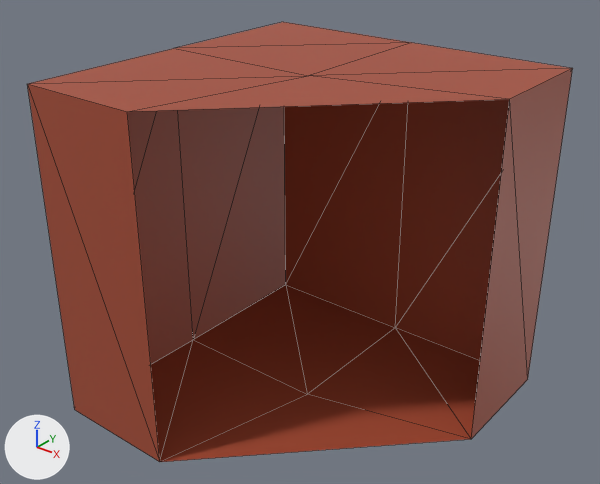
What one commit did to the glTF model models/seperated_blocks/r3c8_body_brown.gltf.
Rendered twice from a 50 mm camera at (2.61, -3.34, 2.1) aimed at (-0.05, -0.01, 0.04). The lights are fixed; the arrows at lower left show +X, +Y and +Z. Mesh edges are drawn as thin lines. Vertices at the same position are counted once.

The first picture shows 'r3c8_bode_brown'.
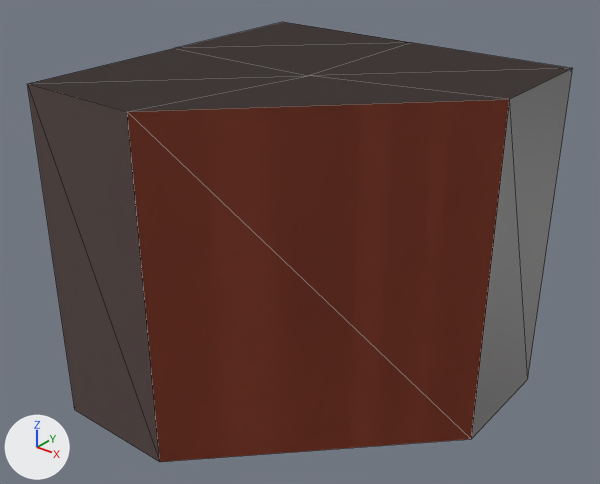
The edits, one by one:
me_cube_526 is used by ob_r3c8_bode_brown; location (0.0, 0.0, 0.0).
me_cube_526 had 16 vertices, 26 faces and spanned x -1.0..1.0, y -1.0..1.0, z -1.0..1.0.
me_cube_526 now has 16 vertices, 28 faces and spans x -1.0..1.0, y -1.0..1.0, z -1.0..1.0.
me_cube_526 part 1: 26 faces spanning x -1.0..1.0, y -1.0..1.0, z -1.0..1.0 switch from mat_material_001 (picture img_minitown_tx) to no material.
Mesh me_cube_526_1 is new.
It has 16 vertices, 28 faces and spans x -1.0..1.0, y -1.0..1.0, z -1.0..1.0.
It uses material mat_material_001 (picture img_minitown_tx).
Object 'r3c8_body_brown' (ob_r3c8_body_brown) is new; it shows me_cube_526_1.
Its location is (0.0, 0.0, 0.0).

Where the change shows, as pixel boxes (x1, y1, x2, y2) in the pictures (600 x 484 px):
'r3c8_body_brown', added (red)
    after: (127, 99, 510, 462)
part 1 of me_cube_526, recoloured
    both: (27, 22, 573, 462)
